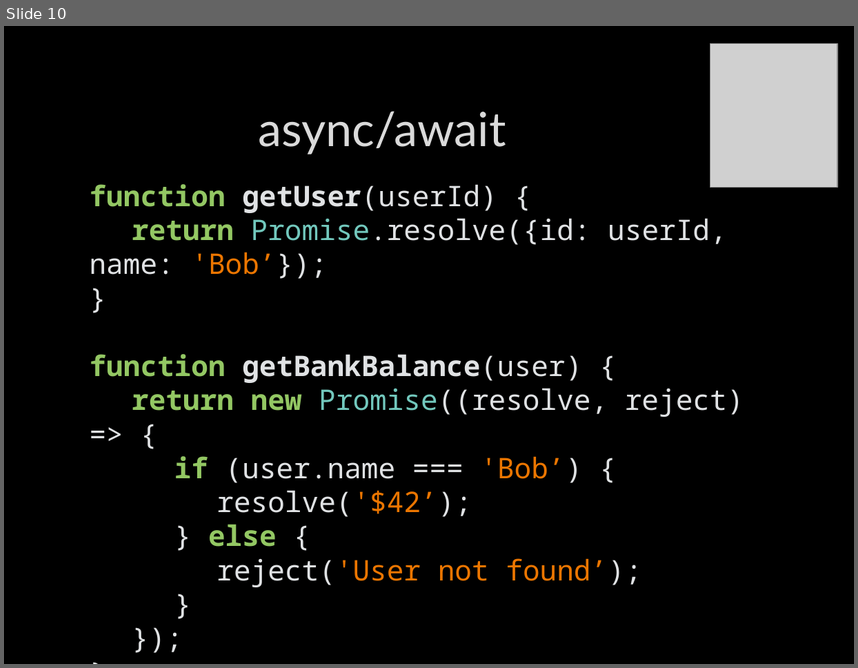
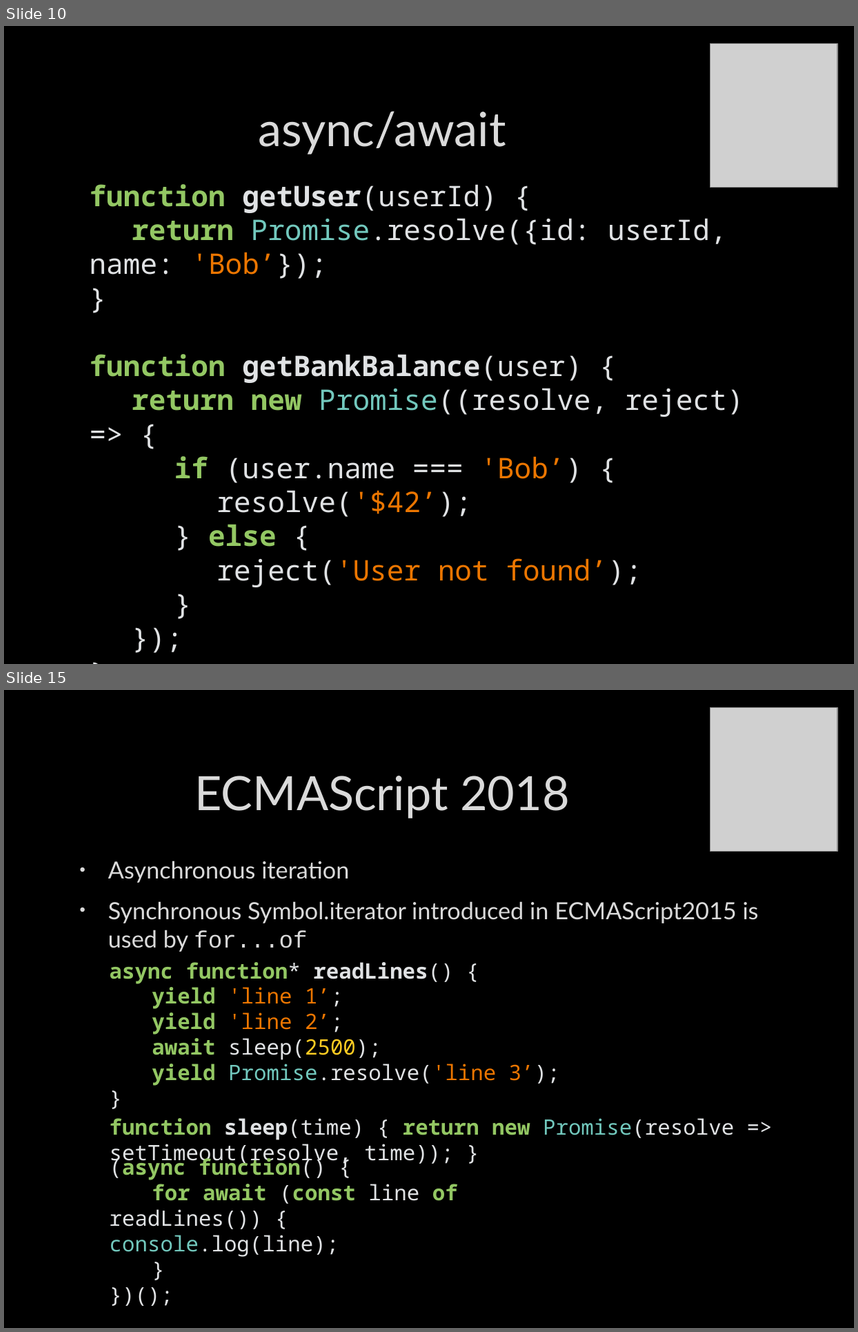
Before and after one commit to itenium-be/CSharp-JavaScript-New-Features, a slide deck: Slides.pptx. Shown one above the other, each under a label of ours: slide 10 before the commit, slides 10 and 15 after it; the slides between them are not shown. The pictures are 858x668 and 858x1332 pixels, drawn with LibreOffice and Linux fonts; fonts in the diff are those of the drawing; grey boxes stand for pictures; background and template pictures are left out. Boxes give left, top, right and bottom in pixels: in the first picture for what was removed or moved away, otherwise in the second. Text is boxed around its words. In the diff, an @@ line names an element or a change of style, - is before the commit and + after.

```diff
--- a/Slides.pptx
+++ b/Slides.pptx
@@ slide 15 added at [4,690,854,1328], background picture (left out) @@
@@ picture added at [711,708,838,851] @@
@@ title added at [195,776,570,818], 40 pt, text #DADADA @@
+ECMAScript 2018
@@ text added at [108,860,759,952], 20 pt, text #DADADA @@
+• Asynchronous iteration
+• Synchronous Symbol.iterator introduced in ECMAScript2015 is used by for...of
@@ text added at [110,962,560,1085], 18 pt, text #E0E2E4 @@
+async function* readLines() {
+yield 'line 1’;
+yield 'line 2’;
+await sleep(2500);
+yield Promise.resolve('line 3’);
+}
@@ text added at [110,1118,734,1165], 18 pt, text #E0E2E4 @@
+function sleep(time) { return new Promise(resolve => setTimeout(resolve, time)); }
@@ text added at [110,1155,458,1256], 18 pt, text #E0E2E4 @@
+(async function() {
+for await (const line of readLines()) { console.log(line);
+}
+})();
```
Also in this commit, not shown: 11 other slides added, 5 slides removed, 2 other files.
